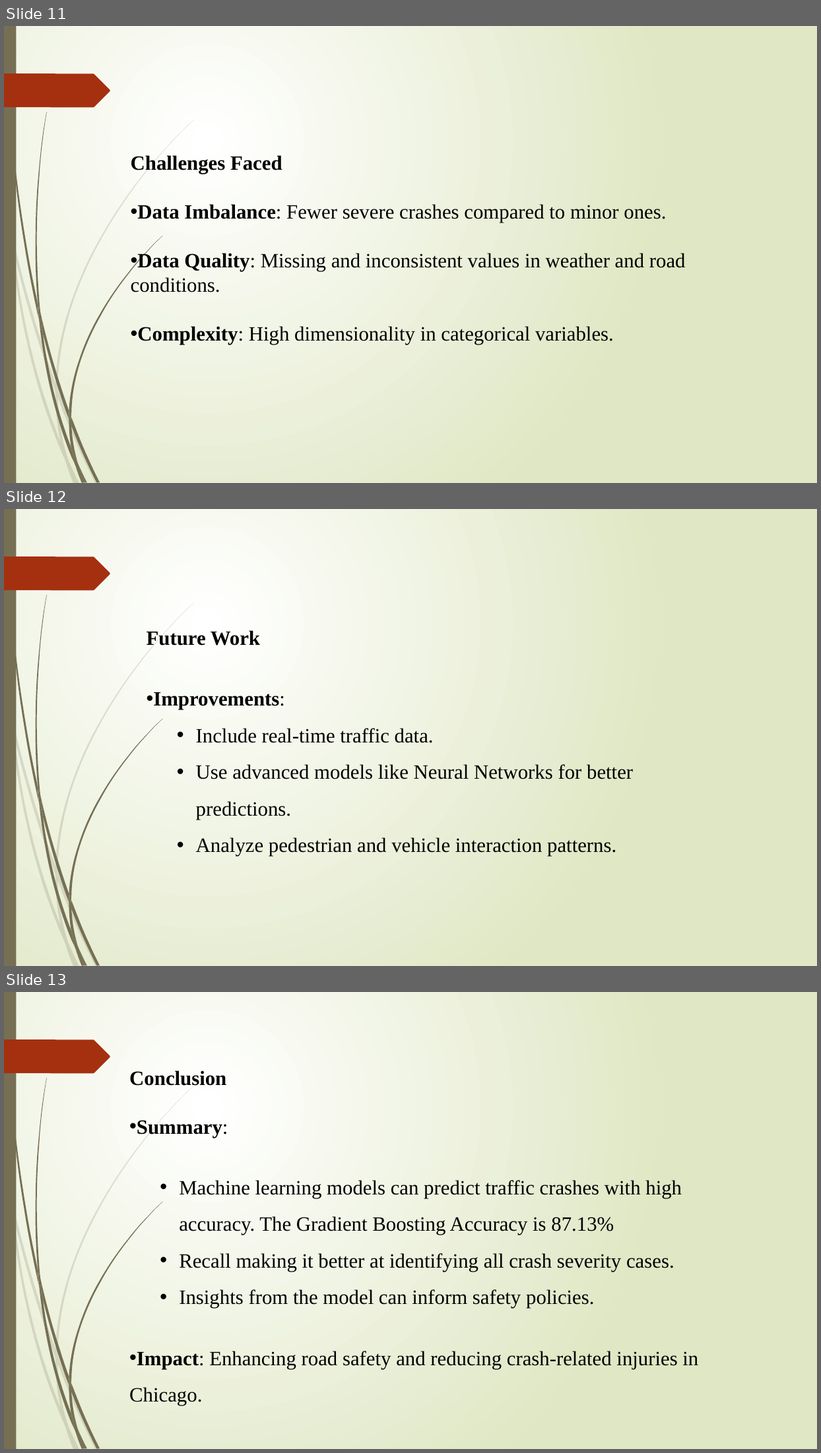
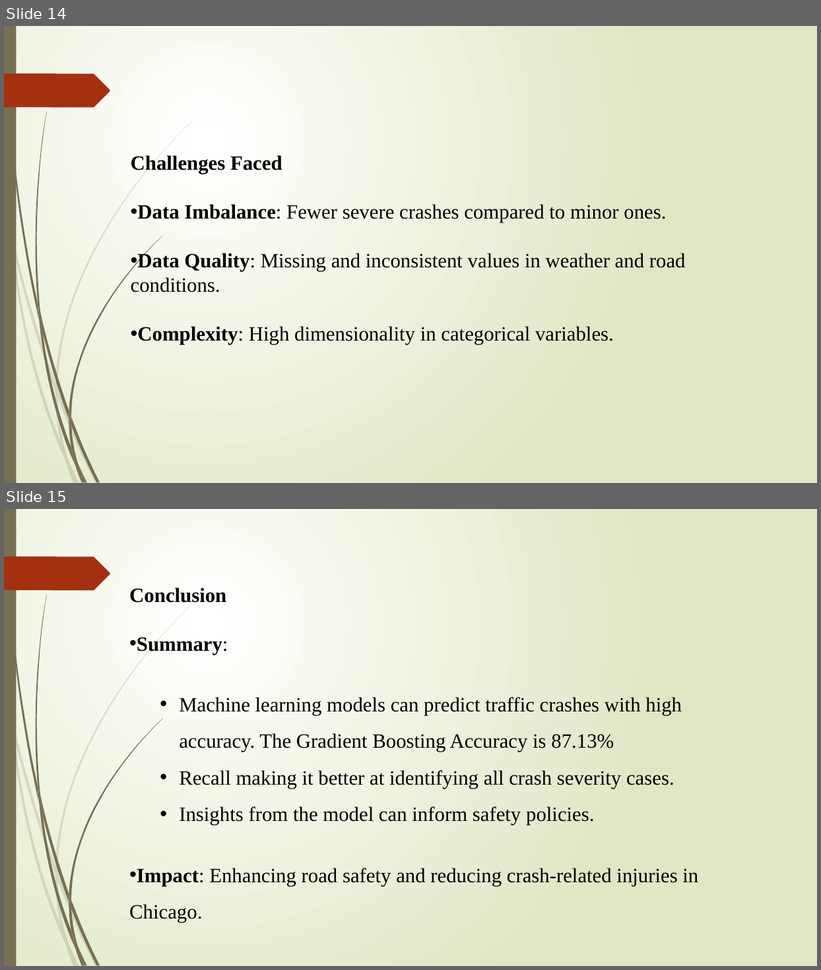
Before and after one commit to Angela-Mercy/Capstone-Two---Final-Presentation, a slide deck: Predicting Traffic Crashes in Chicago.pptx. Shown one above the other, each under a label of ours: slides 11, 12 and 13 before the commit, slides 14 and 15 after it. The pictures are 821x1453 and 821x970 pixels, drawn with LibreOffice and Linux fonts; fonts in the diff are those of the drawing. Boxes give left, top, right and bottom in pixels: in the first picture for what was removed or moved away, otherwise in the second. Text is boxed around its words. In the diff, an @@ line names an element or a change of style, - is before the commit and + after.

```diff
--- a/Predicting Traffic Crashes in Chicago.pptx
+++ b/Predicting Traffic Crashes in Chicago.pptx
@@ slide 12 removed at <box>4,509,817,966</box>, background gradient #FFFFFF to #DFE8C4; not listed: 24 template elements that a slide beside it also shows @@
@@ text removed at <box>147,630,633,856</box> @@
-Future Work
-• Improvements:
-  • Include real-time traffic data.
-  • Use advanced models like Neural Networks for better predictions.
-  • Analyze pedestrian and vehicle interaction patterns.
@@ what was slide 11 is now slide 14 @@
@@ what was slide 13 is now slide 15 @@
```
Also in this commit, not shown: 2 slides changed, 6 slides added, 3 other slides removed.
